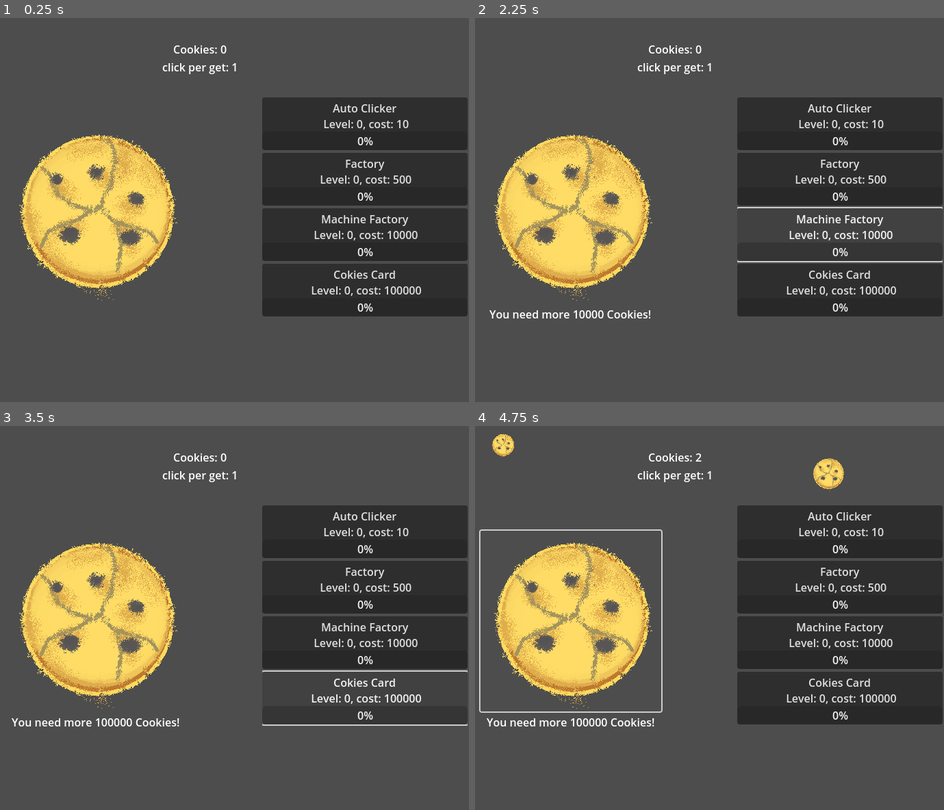
Above: before the commit, frames 1-4 (two rows, left to right).
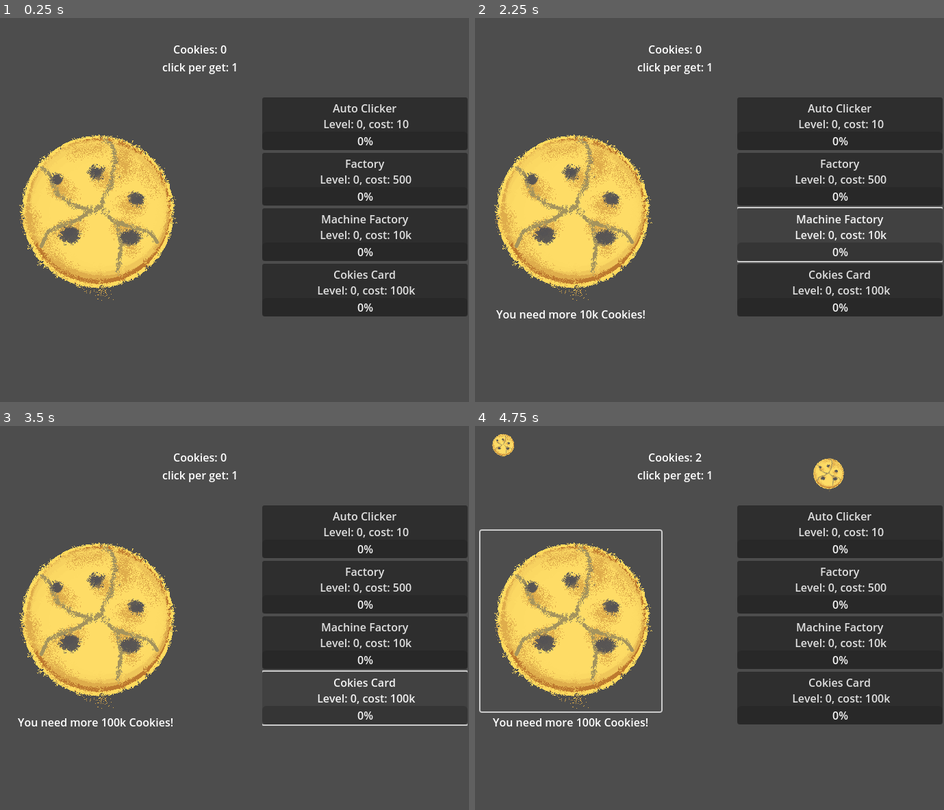
Above: after the commit, the same moments.

Repository: ALOBugTea/godot_cookieclickgame_bignum
Game: Godot game, scene res://Game.tscn
The game is run twice, just before and just after one commit, with the same random seed, the same clock (stepped at 60 frames per second) and the same inputs.
Inputs (mouse positions are in pixels of both pictures, inside the frame that each line leads up to):
- Up to frame 1 (0.25 s): no input
- Up to frame 2 (2.25 s): click "Auto Clicker Level: 0, cost: …" at 0.5 s; click "Factory Level: 0, cost: 500" at 1.25 s; click "Machine Factory Level: 0, cos…" at 2 s
- Up to frame 3 (3.5 s): click "Cokies Card Level: 0, cost: 1…" at 2.75 s
- Up to frame 4 (4.75 s): click (568, 621) at 3.5 s; click (568, 621) at 4.25 s

The runs differ from the first frame. In frame 1, 0.5% of the frame differs, in the area x 66-90%, y 55-73%; in frame 2, 0.9%, in the area x 3-90%, y 55-79%; in frame 3, 0.9%; in frame 4, 0.9%.

Commit message:
fixed toString() to toAA()

Diff:
--- a/Gamepanel.gd
+++ b/Gamepanel.gd
@@ -8,8 +8,8 @@
 @onready var cookies_machine = {
 	"autoClicker": {"button": $%AutoClicker, "level": Big.new(0), "cost": Big.new(10), "earnPer": Big.new(1), "time": 3, "txt": "Auto Clicker"},
 	"factory": {"button": $%Factory, "level": Big.new(0), "cost": Big.new(500), "earnPer": Big.new(15), "time": 5, "txt": "Factory"},
-	"machineFactory": {"button": $%MachineFactory, "level": Big.new(0), "cost": Big.new(10000), "time": 7, "earnPer": Big.new(55), "txt": "Machine Factory"},
-	"cokiesCard": {"button": $%CokiesCard, "level": Big.new(0), "cost": Big.new(100000), "time": 10, "earnPer": Big.new(777), "txt": "Cokies Card"},
+	"machineFactory": {"button": $%MachineFactory, "level": Big.new(0), "cost": Big.new(10000), "time": 7, "earnPer": Big.new(250), "txt": "Machine Factory"},
+	"cokiesCard": {"button": $%CokiesCard, "level": Big.new(0), "cost": Big.new(100000), "time": 10, "earnPer": Big.new(1777), "txt": "Cokies Card"},
 }
 var cookies = null
 @onready var cookiesLabel = $Cookies
@@ -17,7 +17,7 @@
 # Called when the node enters the scene tree for the first time.
 func _ready():
 	if cookies == null:
-		cookies = Big.new("0")
+		cookies = Big.new(0)
 	not_enough_cookies.text = ""
 	cookie_earn.pressed.connect(_on_cookie_earn)
 	cookies_machine["autoClicker"]["button"].pressed.connect(_on_cookie_levelUp.bind("autoClicker"))
@@ -25,7 +25,7 @@
 	cookies_machine["machineFactory"]["button"].pressed.connect(_on_cookie_levelUp.bind("machineFactory"))
 	cookies_machine["cokiesCard"]["button"].pressed.connect(_on_cookie_levelUp.bind("cokiesCard"))
 	for which in cookies_machine:
-		cookies_machine[which]["button"].text = cookies_machine[which]["txt"] + "\n Level: " + cookies_machine[which]["level"].toString() + ", cost: " + cookies_machine[which]["cost"].toString() + "\n "
+		cookies_machine[which]["button"].text = cookies_machine[which]["txt"] + "\n Level: " + cookies_machine[which]["level"].toAA() + ", cost: " + cookies_machine[which]["cost"].toAA() + "\n "
 
 	super_cookies.pressed.connect(_supercookie_get)
 	var timer = Timer.new()
@@ -58,24 +58,24 @@
 					value = lv.multiply(4)
 			nB.plus(value)
 		cookies.plus(nB.multiply(77))
-		var msg = "You got " + nB.toString() + " from Super Cookies!"
+		var msg = "You got " + nB.toAA() + " from Super Cookies!"
 		tips_text(msg)
 func _on_cookie_levelUp(which):
 	if cookies.isLargerThanOrEqualTo(cookies_machine[which]["cost"]) == true:
 		cookies_machine[which]["level"].plus(1)
 		cookies.minus(cookies_machine[which]["cost"])
 		cookies_machine[which]["cost"].multiply(1.349).roundDown()
-		cookies_machine[which]["button"].text = cookies_machine[which]["txt"] + "\n Level: " + cookies_machine[which]["level"].toString() + ", cost: " + cookies_machine[which]["cost"].toString() + "\n "
+		cookies_machine[which]["button"].text = cookies_machine[which]["txt"] + "\n Level: " + cookies_machine[which]["level"].toAA() + ", cost: " + cookies_machine[which]["cost"].toAA() + "\n "
 		if cookies_machine[which]["level"].isEqualTo(1):
 			var tween = cookies_machine[which]["button"].create_tween().set_loops()
 			var bar = cookies_machine[which]["button"].get_node("Bar")
 			tween.tween_property(bar, "value", 100, cookies_machine[which]["time"]).set_trans(Tween.TRANS_BOUNCE)
 			tween.tween_callback(_on_cookie_earn.bind(which))
-		var msg = "Level Up! " + which + " is now Level " + cookies_machine[which]["level"].toString() + "!"
+		var msg = "Level Up! " + which + " is now Level " + cookies_machine[which]["level"].toAA() + "!"
 		tips_text(msg)
 	else:
 		var b = Big.new(cookies_machine[which]["cost"])
-		var msg = "You need more " + b.minus(cookies).toString() + " Cookies!"
+		var msg = "You need more " + b.minus(cookies).toAA() + " Cookies!"
 		tips_text(msg)
 func tips_text(msg):
 	not_enough_cookies.text = msg
@@ -88,7 +88,7 @@
 	if a != "":
 		#var bar = cookies_machine[a]["button"].get_node("Bar")
 		var earn = Big.new(cookies_machine[a]["earnPer"])
-		#print(cookies_machine[a]["earnPer"].multiply(cookies_machine[a]["level"]).toString())
+		#print(cookies_machine[a]["earnPer"].multiply(cookies_machine[a]["level"]).toAA())
 		cookies.plus(earn.multiply(cookies_machine[a]["level"]))
 		for n in cookies_machine[a]["level"].toFloat():
 			spawn_cookie_effect(3/cookies_machine[a]["level"].toFloat() * 0.1)
@@ -137,7 +137,7 @@
 			"cokiesCard":
 				value = lv.multiply(4)
 		nB.plus(value)
-	cookiesLabel.text = "Cookies: " + cookies.toString() + "\n" + "click per get: " + nB.toString()
+	cookiesLabel.text = "Cookies: " + cookies.toAA() + "\n" + "click per get: " + nB.toAA()
 
 func spawn_effect(EFFECT: PackedScene, effect_position: Vector2 = global_position):
 	if EFFECT:
